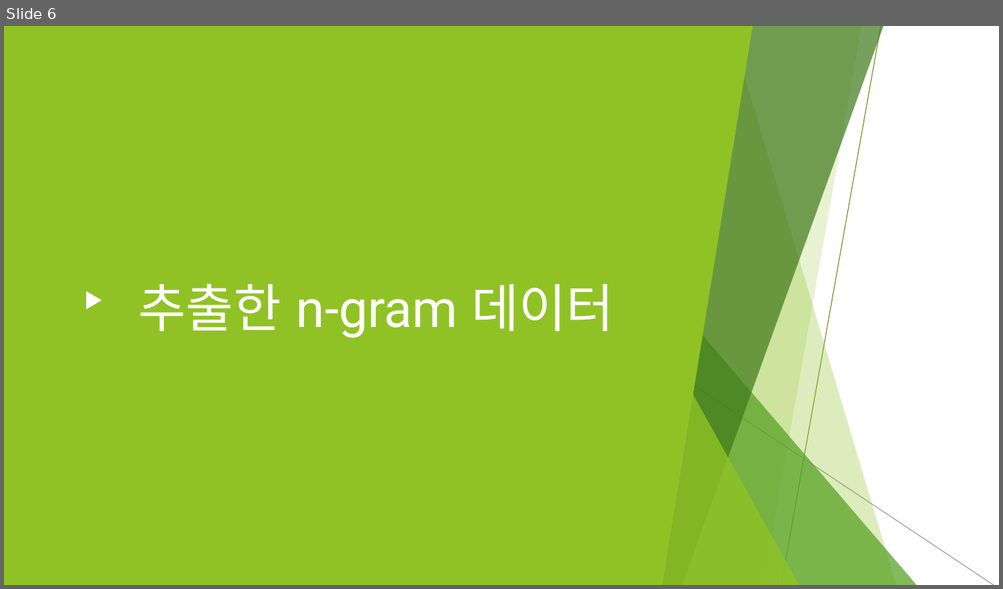
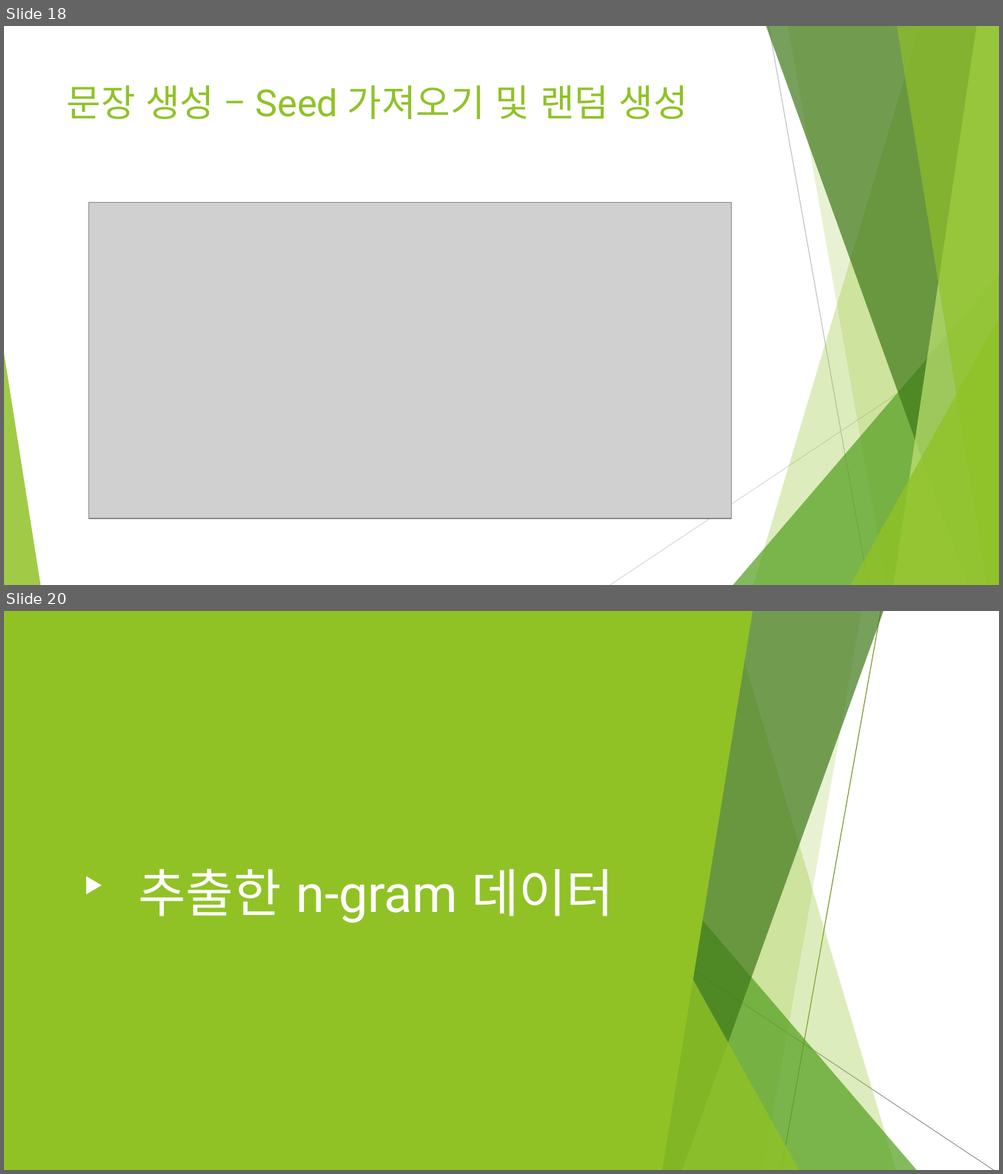
Before and after one commit to ghyeon0/BigData_Homework, a slide deck: HW4/HW4_renew/final_report.pptx. Shown one above the other, each under a label of ours: slide 6 before the commit, slides 18 and 20 after it; the slides between them are not shown. The pictures are 1003x589 and 1003x1174 pixels, drawn with LibreOffice and Linux fonts; fonts in the diff are those of the drawing; grey boxes stand for pictures. Boxes give left, top, right and bottom in pixels: in the first picture for what was removed or moved away, otherwise in the second. Text is boxed around its words. In the diff, an @@ line names an element or a change of style, - is before the commit and + after.

```diff
--- a/HW4/HW4_renew/final_report.pptx
+++ b/HW4/HW4_renew/final_report.pptx
@@ slide 18 added at bbox=[4, 26, 999, 585], background #FFFFFF; not listed: 8 template elements that a slide beside it also shows @@
@@ line added from (768, 26) to (868, 585), #BFBFBF 0.75 pt @@
@@ title added at bbox=[67, 85, 688, 119], 36 pt, text #90C226 @@
+문장 생성 – Seed 가져오기 및 랜덤 생성
@@ picture added at bbox=[89, 202, 731, 518] @@
@@ line added from (999, 326) to (610, 585), #D9D9D9 0.75 pt @@
@@ what was slide 6 is now slide 20 @@
```
Also in this commit, not shown: 3 slides changed, 14 other slides added, 1 slide removed, 2 other files.
